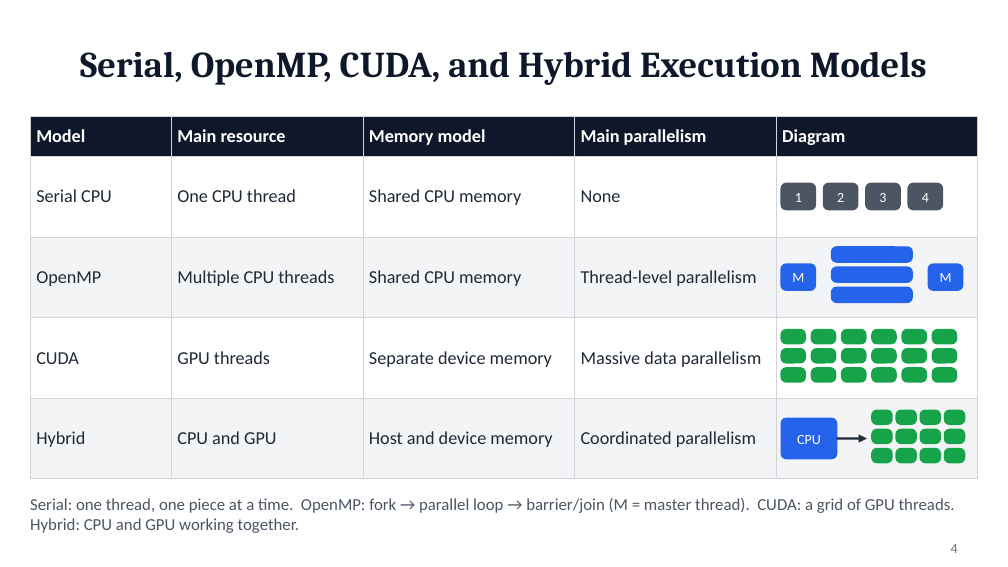
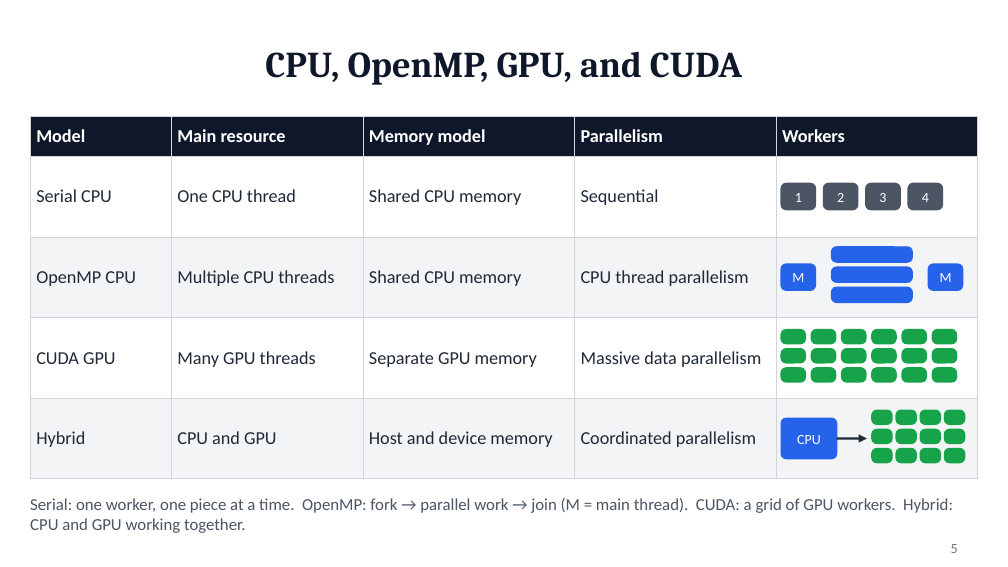
Before and after one commit to SUNNIHITHreddy-INDURU/cs259-hybrid-cpu-gpu-deep-learning, a slide deck: slide 5 of presentation/CS259_Hybrid_CPU_GPU_Induru.pptx (slide 4 before the commit). Drawn at 1008x567 pixels with LibreOffice and Linux fonts; fonts in the diff are those of the drawing. Boxes give left, top, right and bottom in pixels: in the first picture for what was removed or moved away, otherwise in the second. Text is boxed around its words. In the diff, an @@ line names an element or a change of style, - is before the commit and + after.

```diff
--- a/presentation/CS259_Hybrid_CPU_GPU_Induru.pptx
+++ b/presentation/CS259_Hybrid_CPU_GPU_Induru.pptx
@@ title at [265,51,742,85]: text changed @@
-Serial, OpenMP, CUDA, and Hybrid Execution Models
+CPU, OpenMP, GPU, and CUDA
@@ table at [30,116,978,451] @@
-row 1, column 4: Main parallelism
+row 1, column 4: Parallelism
-row 1, column 5: Diagram
+row 1, column 5: Workers
-row 2, column 4: None
+row 2, column 4: Sequential
-row 3, column 1: OpenMP
+row 3, column 1: OpenMP CPU
-row 3, column 4: Thread-level parallelism
+row 3, column 4: CPU thread parallelism
-row 4: CUDA | GPU threads | Separate device memory | Massive data parallelism | 
+row 4: CUDA GPU | Many GPU threads | Separate GPU memory | Massive data parallelism | 
@@ text at [30,498,953,533]: text changed @@
-Serial: one thread, one piece at a time. OpenMP: fork → parallel loop → barrier/join (M = master thread). CUDA: a grid of GPU threads. Hybrid: CPU and GPU working together.
+Serial: one worker, one piece at a time. OpenMP: fork → parallel work → join (M = main thread). CUDA: a grid of GPU workers. Hybrid: CPU and GPU working together.
@@ page number at [951,544,958,553]: text changed @@
-4
+5
```
Also in this commit, not shown: 11 other slides changed, 5 slides added, 15 slides removed, 7 other files.
